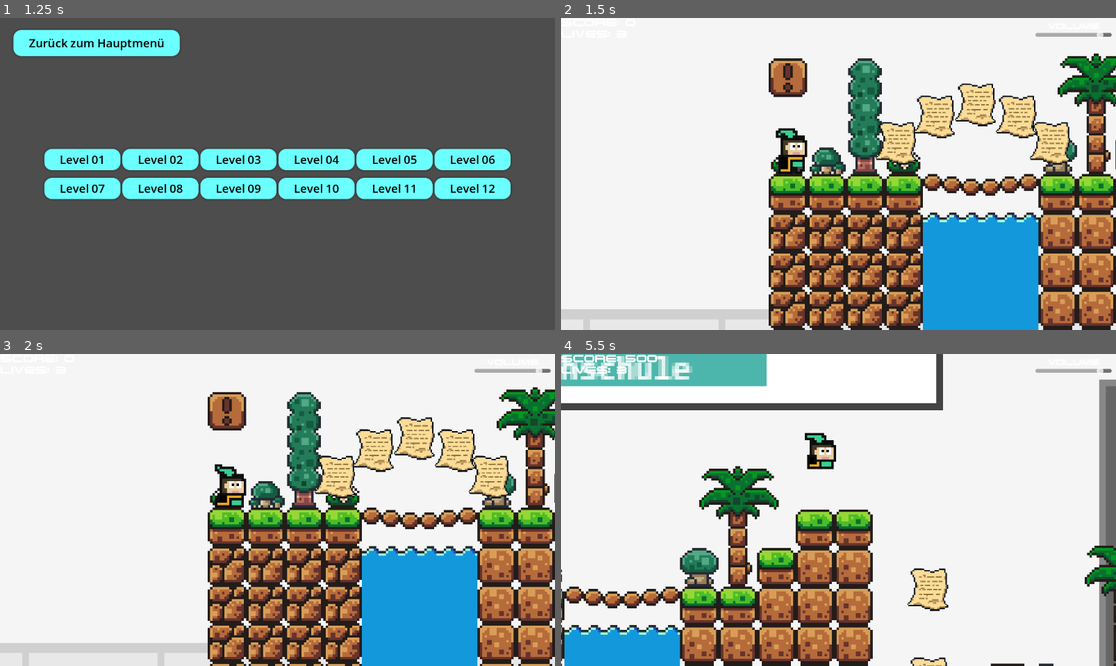
Above: before the commit, frames 1-4 (two rows, left to right).
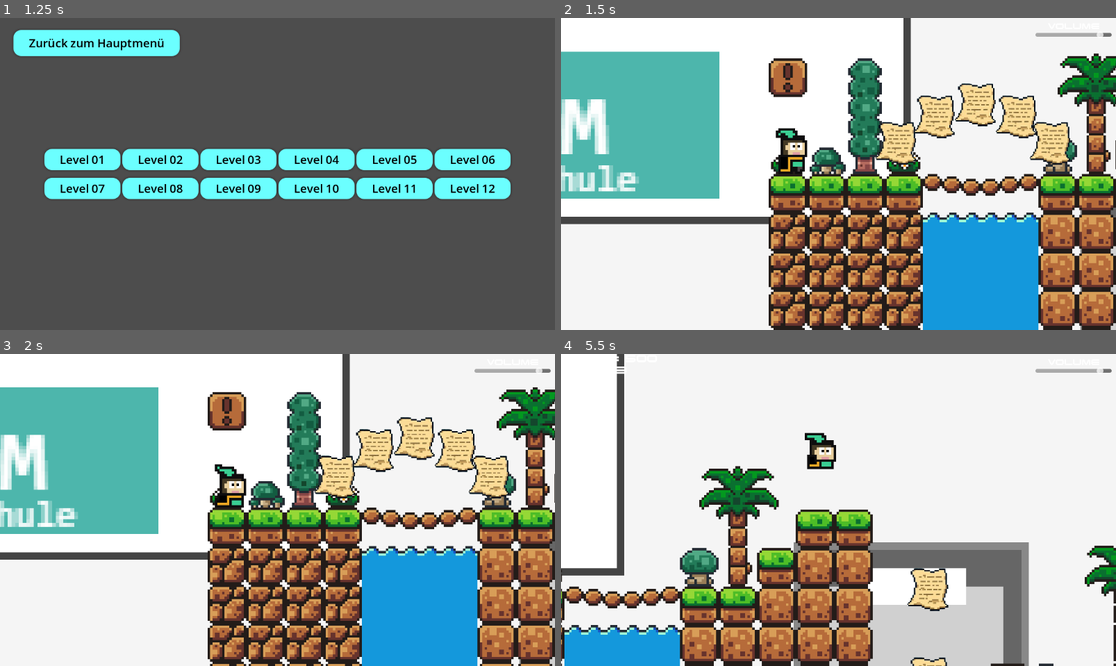
Above: after the commit, the same moments.

Repository: Bonecurse/Super-FOM-World
Game: Godot game, scene res://scenes/main_menu.tscn
The game is run twice, just before and just after one commit, with the same random seed, the same clock (stepped at 60 frames per second) and the same inputs. Sound files missing from this copy of the repository are replaced by a short silence.
Inputs:
- Up to frame 1 (1.25 s): click "Start" at 0.5 s
- Up to frame 2 (1.5 s): click "Level 01" at 1.25 s
- Up to frame 3 (2 s): no input
- Up to frame 4 (5.5 s): hold Right (move_right) 2.03-3.53 s; tap Up (jump) at 2.27, 3.02, 4.52, 5.27 s; hold Left (move_left) 3.53-4.28 s; hold Right (move_right) from 4.28 s (still down)

Frame 1 is identical in both runs. In frame 2, 15% of the frame differs, in the area x 0-100%, y 0-100%; in frame 3, 15%; in frame 4, 18%.

Commit message:
Hintergrundeffekt Level 1 hinzugefügt

Diff:
--- a/scenes/level_1.tscn
+++ b/scenes/level_1.tscn
@@ -455,7 +455,12 @@
 [node name="HUD" parent="." instance=ExtResource("9_e3sih")]
 unique_name_in_owner = true
 
-[node name="BgLevel1" type="Sprite2D" parent="."]
-position = Vector2(523, -25)
-scale = Vector2(1.40667, 1.40667)
+[node name="ParallaxBackground" type="ParallaxBackground" parent="."]
+
+[node name="ParallaxLayer" type="ParallaxLayer" parent="ParallaxBackground"]
+motion_scale = Vector2(0.8, 0.2)
+
+[node name="BgLevel1" type="Sprite2D" parent="ParallaxBackground/ParallaxLayer"]
+position = Vector2(417.333, 111)
+scale = Vector2(1.52667, 1.52667)
 texture = ExtResource("10_2y5yt")
Not shown: 1 places in scenes/level_1.tscn that only renumber resources
Not shown: 1 places in scenes/level_11.tscn that only renumber resources
Not shown: 1 places in scenes/level_2.tscn that only renumber resources
Not shown: 1 places in scenes/level_4.tscn that only renumber resources
Not shown: 1 places in scenes/level_5.tscn that only renumber resources
Not shown: 1 places in scenes/level_6.tscn that only renumber resources
